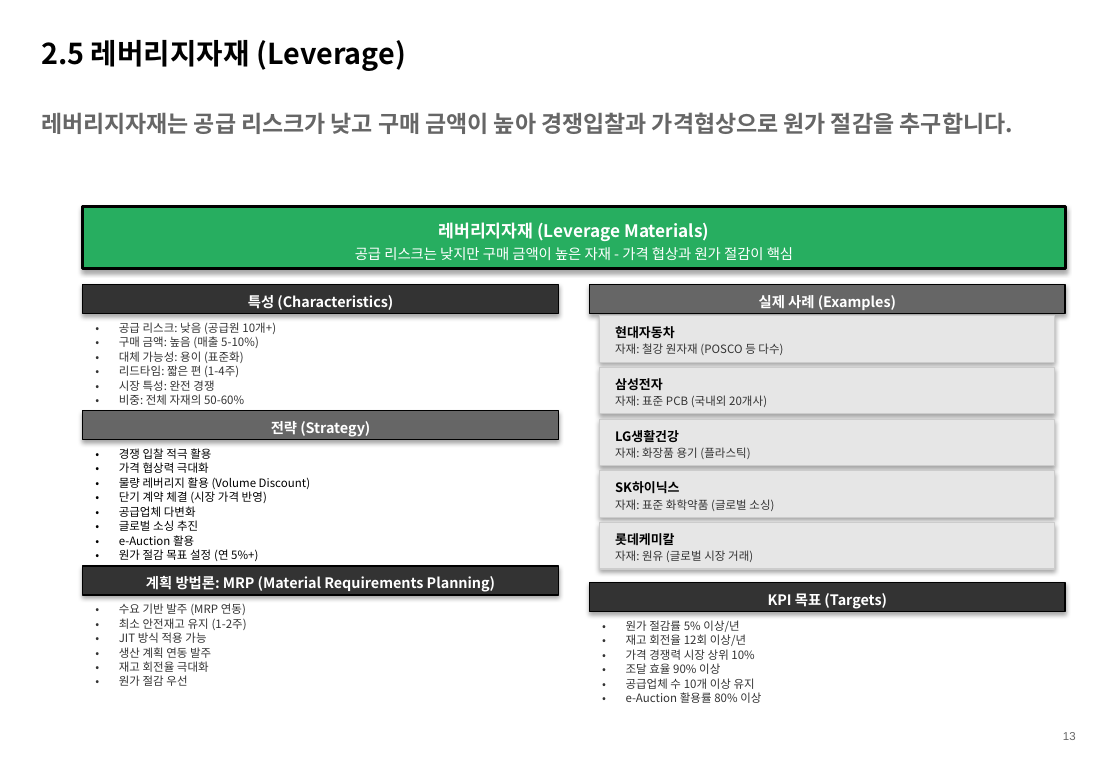
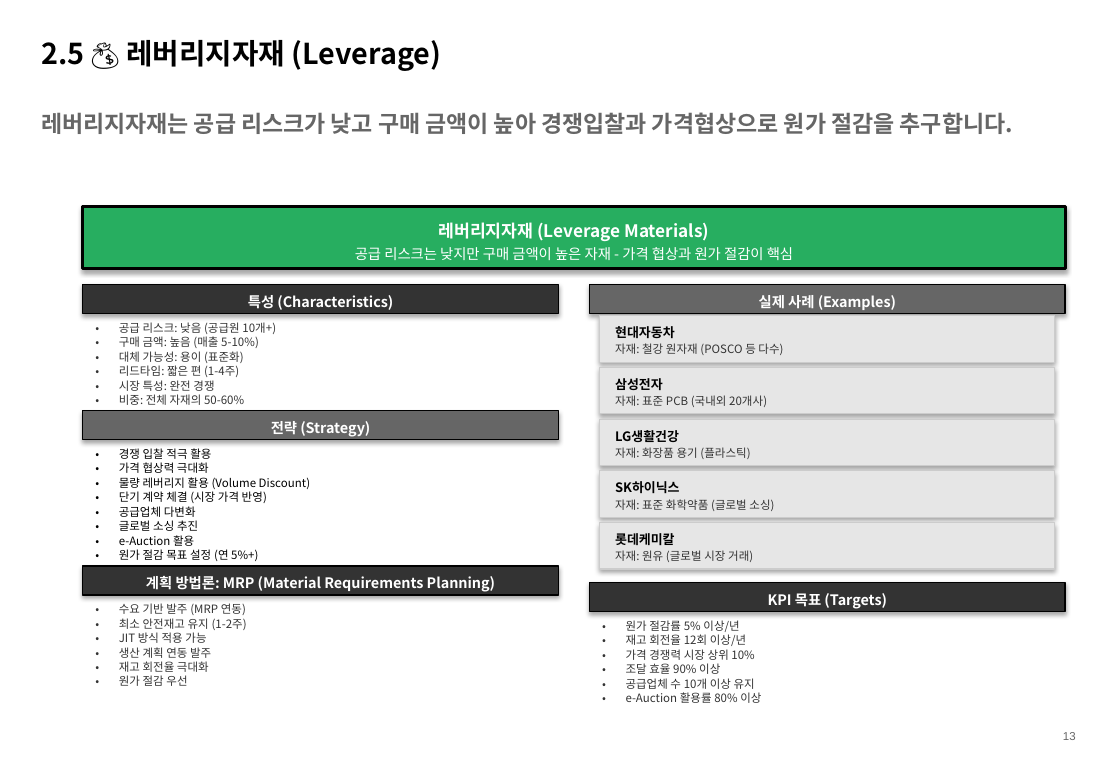
Before and after one commit to TurtleLEE-teacher/Kraljic_Course, a slide deck: slide 13 of PPTX_RESULT/Part1_Session1_StrategicInventory.pptx. Drawn at 1120x776 pixels with LibreOffice and Linux fonts; fonts in the diff are those of the drawing. Boxes give left, top, right and bottom in pixels: in the first picture for what was removed or moved away, otherwise in the second. Text is boxed around its words. In the diff, an @@ line names an element or a change of style, - is before the commit and + after.

```diff
--- a/PPTX_RESULT/Part1_Session1_StrategicInventory.pptx
+++ b/PPTX_RESULT/Part1_Session1_StrategicInventory.pptx
@@ text at <box>41,40,442,71</box>: text changed @@
-2.5 레버리지자재 (Leverage)
+2.5 💰 레버리지자재 (Leverage)
```
Also in this commit, not shown: 9 other slides changed, 1 other file.
